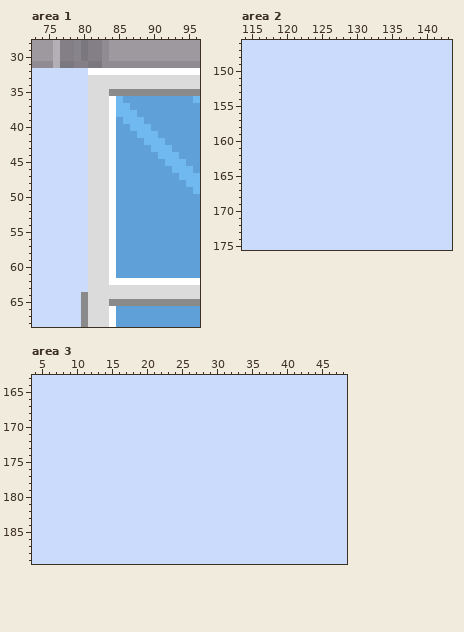
Two versions of one pixel-art file, assets/tileset2.aseprite. The picture above is the old version.
160x240 pixels, 1 frame. Colours within 5 levels of each other are drawn and written as one. Shown: area 1: x 73..96, y 28..68; area 2: x 114..143, y 146..175; area 3: x 4..48, y 163..189. The old version is drawn lined up with the new one, on the new canvas. The commit also changed other parts of the picture, which this record leaves out.
The result:
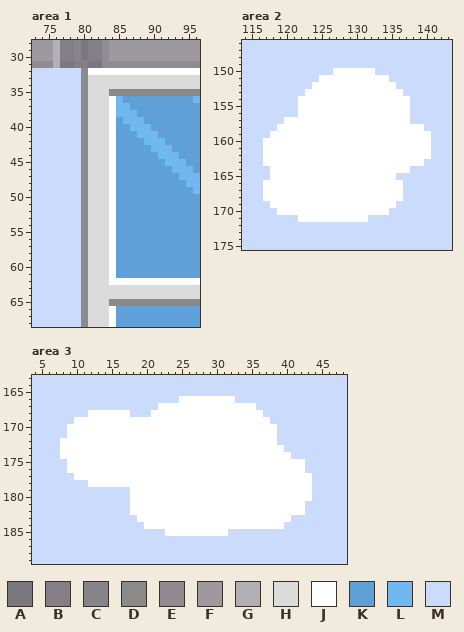
Palette (. is transparent): A #7b777e  B #847e87  C #88848b  D #8a8a8a  E #908b92  F #9d999f  G #b3b0b5  H #dbdbdb  J #ffffff  K #60a0d8  L #70b8f0  M #cbdbfc
Difference:
canvas 160x240 -> 160x360
Area 1:
The author changed colour M to colour D in rows 32 to 63 at x 80.
Area 2:
The author changed colour M to colour J in row 150 at x 127 to 132; in row 151 at x 125 to 134; in row 152 at x 124 to 135; in row 153 at x 123 to 136; in rows 154 to 156 at x 122 to 137; in row 157 at x 120 to 137.
The author changed colour M to colour J in row 158 at x 119 to 139; in row 159 at x 118 to 140; in rows 160 to 162 at x 117 to 140; in row 163 at x 117 to 139; in row 164 at x 118 to 137; in row 165 at x 118 to 135.
The author changed colour M to colour J in rows 166 to 168 at x 117 to 136; in row 169 at x 118 to 135; in row 170 at x 119 to 134; in row 171 at x 122 to 131.
Area 3:
The author changed colour M to colour J in row 166 at x 25 to 32; in row 167 at x 22 to 35; in row 168 at x 12 to 17 and 21 to 36; in row 169 at x 10 to 37; in rows 170 to 171 at x 9 to 38; in row 172 at x 8 to 38.
The author changed colour M to colour J in row 173 at x 8 to 39; in row 174 at x 8 to 40; in rows 175 to 176 at x 9 to 42; in row 177 at x 10 to 43; in row 178 at x 12 to 43; in rows 179 to 180 at x 18 to 43.
The author changed colour M to colour J in rows 181 to 182 at x 18 to 42; in row 183 at x 19 to 40; in row 184 at x 20 to 39; in row 185 at x 23 to 31.
Pixel boxes of the changes (left, top, right, bottom) in both pictures:
changed: (81, 68, 88, 292)
changed: (263, 68, 431, 222)
changed: (60, 396, 312, 536)
